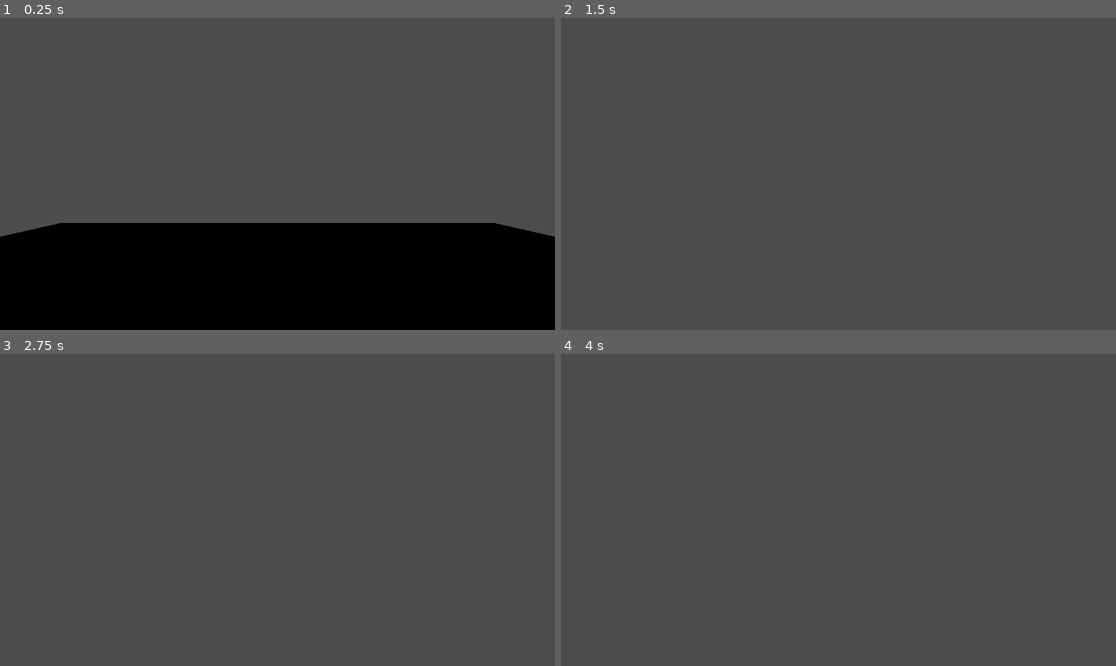
Above: before the commit, frames 1-4 (two rows, left to right).
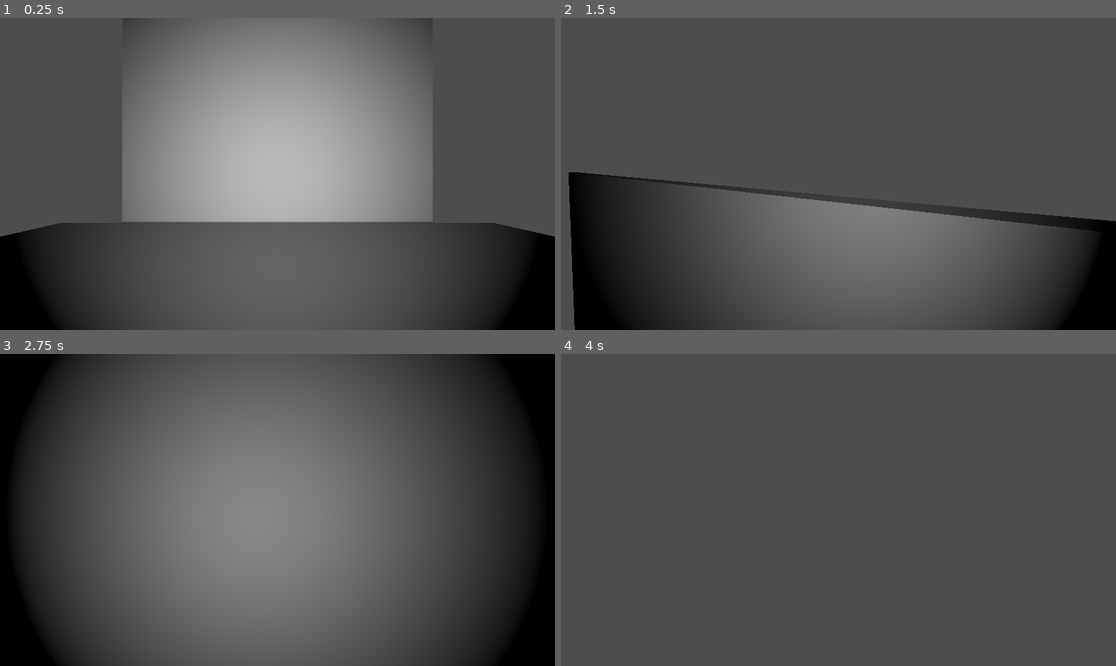
Above: after the commit, the same moments.

Repository: joshuajohncohen/Train-Game
Game: Godot game, scene res://node_3d.tscn
Two runs of this game, one before a commit and one after it. Both use one fixed random seed, a clock stepped at 60 frames per second and the inputs below.
Inputs (mouse positions are in pixels of both pictures, inside the frame that each line leads up to):
- Up to frame 1 (0.25 s): no input
- Up to frame 2 (1.5 s): move the mouse to (866, 174) at 0.52 s; hold W (move_forward) from 0.53 s (still down); tap Space (move_jump) at 0.77 s; move the mouse to (810, 174) at 1.27 s
- Up to frame 3 (2.75 s): keep holding W (move_forward); tap Space (move_jump) at 1.52 s; move the mouse to (288, 503) at 2.02 s
- Up to frame 4 (4 s): keep holding W (move_forward); tap Enter at 2.75 s; move the mouse to (832, 516) at 2.77 s; tap Space (move_jump) at 3.02, 3.5, 3.77 s; move the mouse to (877, 513) at 3.52 s

The runs differ from the first frame. In frame 1, 61% of the frame differs, in the area x 7-93%, y 0-100%; in frame 2, 22%; in frame 3, 56%; in frame 4, nothing differs.

Commit message:
ADDED TRAIN

Diff:
--- a/node_3d.tscn
+++ b/node_3d.tscn
@@ -12,33 +12,97 @@
 
 [sub_resource type="BoxMesh" id="BoxMesh_noarx"]
 
+[sub_resource type="PhysicsMaterial" id="PhysicsMaterial_noarx"]
+
+[sub_resource type="BoxShape3D" id="BoxShape3D_r3fl7"]
+
+[sub_resource type="TextMesh" id="TextMesh_jka67"]
+text = "TRAIN
+"
+font_size = 127
+
 [node name="Node3D" type="Node3D" unique_id=589688143]
 
-[node name="Node3D" type="Node3D" parent="." unique_id=389156406]
+[node name="Player" type="Node3D" parent="." unique_id=389156406]
 
-[node name="CharacterBody3D" type="CharacterBody3D" parent="Node3D" unique_id=831469459]
+[node name="CharacterBody3D" type="CharacterBody3D" parent="Player" unique_id=831469459]
 script = ExtResource("1_a202f")
 
-[node name="MeshInstance3D" type="MeshInstance3D" parent="Node3D/CharacterBody3D" unique_id=1460209983]
+[node name="MeshInstance3D" type="MeshInstance3D" parent="Player/CharacterBody3D" unique_id=1460209983]
 mesh = SubResource("CapsuleMesh_a202f")
 
-[node name="CollisionShape3D" type="CollisionShape3D" parent="Node3D/CharacterBody3D" unique_id=1254159712]
+[node name="CollisionShape3D" type="CollisionShape3D" parent="Player/CharacterBody3D" unique_id=1254159712]
 shape = SubResource("CapsuleShape3D_noarx")
 
-[node name="Head" type="Node3D" parent="Node3D/CharacterBody3D" unique_id=1852202724]
+[node name="Head" type="Node3D" parent="Player/CharacterBody3D" unique_id=1852202724]
 
-[node name="Camera3D" type="Camera3D" parent="Node3D/CharacterBody3D/Head" unique_id=570852050]
+[node name="Camera3D" type="Camera3D" parent="Player/CharacterBody3D/Head" unique_id=570852050]
 
-[node name="Node3D2" type="Node3D" parent="." unique_id=1435124722]
+[node name="SpotLight3D" type="SpotLight3D" parent="Player/CharacterBody3D/Head/Camera3D" unique_id=1597589547]
+shadow_enabled = true
+shadow_bias = 0.197
+shadow_normal_bias = 0.995
+spot_range = 12.001
+spot_attenuation = -0.32
+spot_angle = 53.29
+
+[node name="Floor" type="Node3D" parent="." unique_id=1435124722]
 transform = Transform3D(1, 0, 0, 0, 1, 0, 0, 0, 2.624833, 0, 0, 0)
 
-[node name="StaticBody3D" type="StaticBody3D" parent="Node3D2" unique_id=1143386454]
+[node name="StaticBody3D" type="StaticBody3D" parent="Floor" unique_id=1143386454]
 physics_material_override = SubResource("PhysicsMaterial_a202f")
 
-[node name="CollisionShape3D" type="CollisionShape3D" parent="Node3D2/StaticBody3D" unique_id=1160533148]
+[node name="CollisionShape3D" type="CollisionShape3D" parent="Floor/StaticBody3D" unique_id=1160533148]
 transform = Transform3D(9.1115675, 0, 0, 0, 0.5226141, 0, 0, 0, 3.2391677, 0, -1.6168349, 0)
 shape = SubResource("BoxShape3D_a0tk4")
 
-[node name="MeshInstance3D" type="MeshInstance3D" parent="Node3D2/StaticBody3D/CollisionShape3D" unique_id=173914000]
+[node name="MeshInstance3D" type="MeshInstance3D" parent="Floor/StaticBody3D/CollisionShape3D" unique_id=173914000]
 transform = Transform3D(0.99999994, 0, 0, 0, 1, 0, 0, 0, 1, 0, 0, 0)
 mesh = SubResource("BoxMesh_noarx")
+
+[node name="walls" type="Node3D" parent="." unique_id=139362671]
+transform = Transform3D(1, 0, 0, 0, -9.576006e-09, -2.6248333, 0, 0.21907347, -1.1473511e-07, 0, 0, -9.276205)
+
+[node name="StaticBody3D" type="StaticBody3D" parent="walls" unique_id=454115254]
+transform = Transform3D(1, 0, 0, 0, 1, 0, 0, -2.220446e-16, 1, 0, 16.512352, -6.024092e-08)
+physics_material_override = SubResource("PhysicsMaterial_a202f")
+
+[node name="CollisionShape3D" type="CollisionShape3D" parent="walls/StaticBody3D" unique_id=925459281]
+transform = Transform3D(9.1115675, 0, 0, 0, 0.5226141, 0, 0, 0, 3.2391677, 0, -1.6168349, 0)
+shape = SubResource("BoxShape3D_a0tk4")
+
+[node name="MeshInstance3D" type="MeshInstance3D" parent="walls/StaticBody3D/CollisionShape3D" unique_id=282352033]
+transform = Transform3D(0.99999994, 0, 0, 0, 1, 0, 0, 0, 1, 0, 0, 0)
+mesh = SubResource("BoxMesh_noarx")
+
+[node name="StaticBody3D2" type="StaticBody3D" parent="walls" unique_id=471909801]
+transform = Transform3D(1, 0, 0, 0, 1, 0, 0, -6.661338e-16, 1, 0, 67.77054, -2.4724278e-07)
+physics_material_override = SubResource("PhysicsMaterial_a202f")
+
+[node name="CollisionShape3D" type="CollisionShape3D" parent="walls/StaticBody3D2" unique_id=1312567079]
+transform = Transform3D(9.1115675, 0, 0, 0, 0.5226141, 0, 0, 0, 3.2391677, 0, -1.6168349, 0)
+shape = SubResource("BoxShape3D_a0tk4")
+
+[node name="MeshInstance3D" type="MeshInstance3D" parent="walls/StaticBody3D2/CollisionShape3D" unique_id=963754089]
+transform = Transform3D(0.99999994, 0, 0, 0, 1, 0, 0, 0, 1, 0, 0, 0)
+mesh = SubResource("BoxMesh_noarx")
+
+[node name="Spawnpoint_train" type="Node3D" parent="." unique_id=402115368]
+transform = Transform3D(1, 0, 0, 0, 1, 0, 0, 0, 1, 4.2480288, 0, -10.044345)
+
+[node name="Deathpoint_train" type="Node3D" parent="." unique_id=547660133]
+transform = Transform3D(1, 0, 0, 0, 1, 0, 0, 0, 1, 4.2480288, 0, 9.087108)
+
+[node name="train" type="Node3D" parent="." unique_id=1820246189]
+transform = Transform3D(-4.3711385e-08, 0, -0.99999994, 0, 1, 0, 0.99999994, 0, -4.3711385e-08, 3.1274366, 0, 0)
+
+[node name="StaticBody3D" type="StaticBody3D" parent="train" unique_id=505790218]
+physics_material_override = SubResource("PhysicsMaterial_noarx")
+
+[node name="CollisionShape3D" type="CollisionShape3D" parent="train/StaticBody3D" unique_id=1577901761]
+transform = Transform3D(3.7719138, 0, 3.5527137e-15, 0, 1, 0, 0, 0, 0.98345995, 0, 0, 0)
+shape = SubResource("BoxShape3D_r3fl7")
+
+[node name="MeshInstance3D" type="MeshInstance3D" parent="train/StaticBody3D/CollisionShape3D" unique_id=1724459881]
+transform = Transform3D(0.26511735, 0, 0, 0, 1, 0, -3.5527137e-15, 0, 1.0168179, 0, 0, 0)
+mesh = SubResource("TextMesh_jka67")
--- /dev/null
+++ b/spawn_train.gd
@@ -0,0 +1,13 @@
+extends Node3D
+
+
+# Called when the node enters the scene tree for the first time.
+func _ready() -> void:
+	pass # Replace with function body.
+
+func spawn():
+
+
+# Called every frame. 'delta' is the elapsed time since the previous frame.
+func _process(delta: float) -> void:
+	pass
Not shown, added: spawn_train.gd.uid
